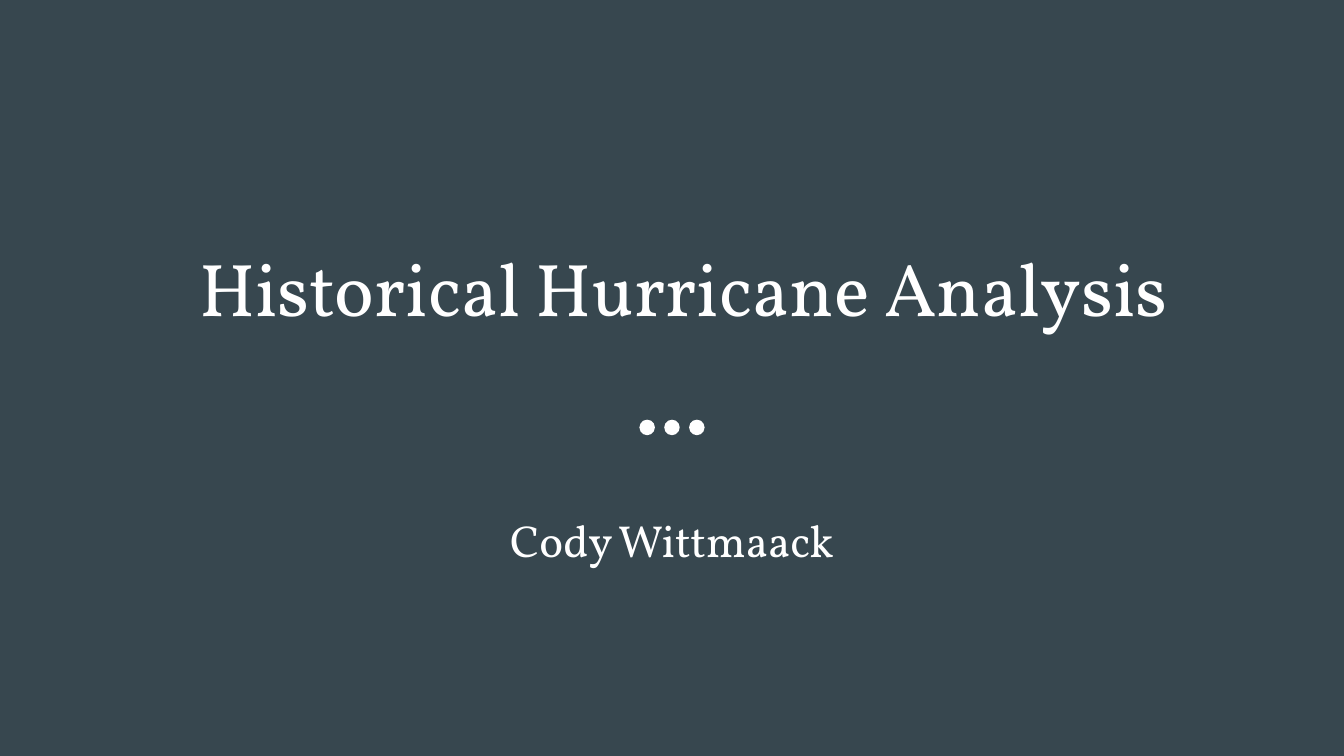
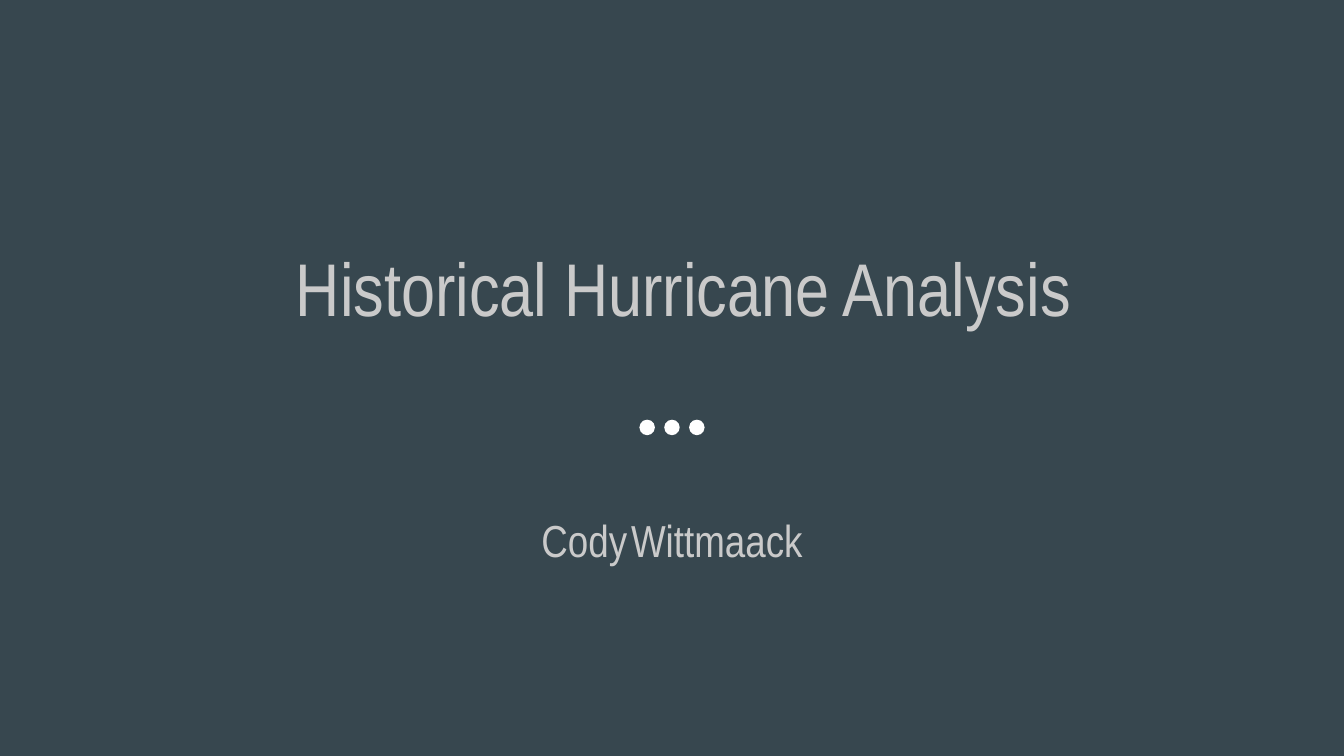
Before and after one commit to cwittmaack12/HurricaneProject, a slide deck: slide 1 of Historical Hurricane Analysis (1).pptx. Drawn at 1344x756 pixels with LibreOffice and Linux fonts; fonts in the diff are those of the drawing. Boxes give left, top, right and bottom in pixels: in the first picture for what was removed or moved away, otherwise in the second. Text is boxed around its words. In the diff, an @@ line names an element or a change of style, - is before the commit and + after.

```diff
--- a/Historical Hurricane Analysis (1).pptx
+++ b/Historical Hurricane Analysis (1).pptx
@@ title "Historical Hurricane Analysis" at [296,262,1071,330]: font Vollkorn to Arial Narrow, text colour #FFFFFF to #CACACA @@
@@ subtitle "Cody Wittmaack" at [541,524,802,566]: font Vollkorn to Arial Narrow, text colour #FFFFFF to #CACACA @@
```
Also in this commit, not shown: 11 other slides changed, 5 slides added, 7 slides removed, 7 other files.
